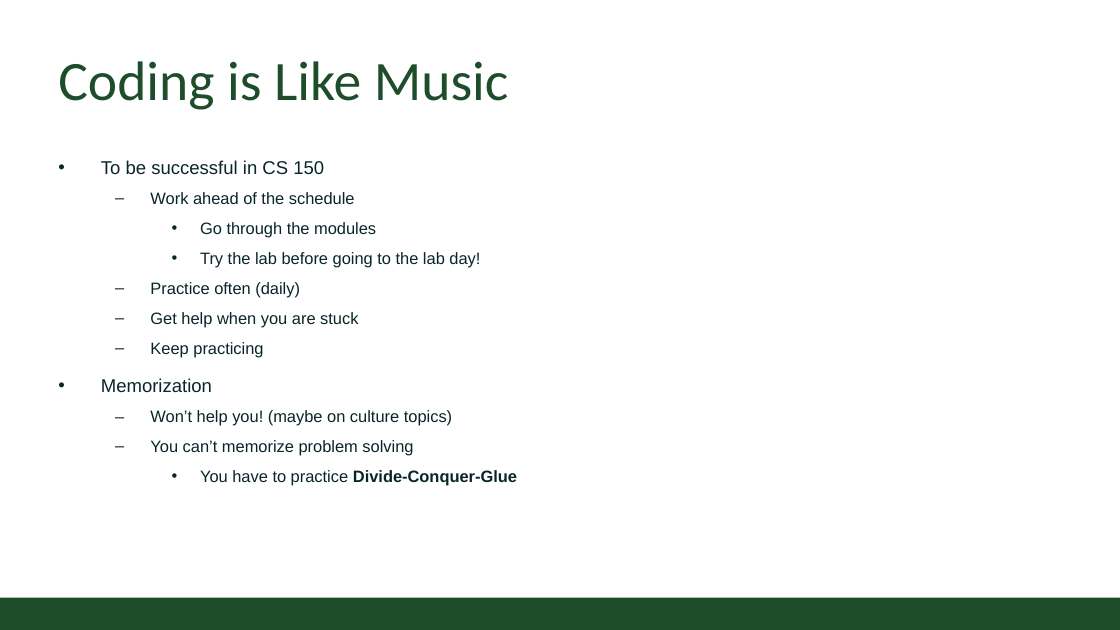
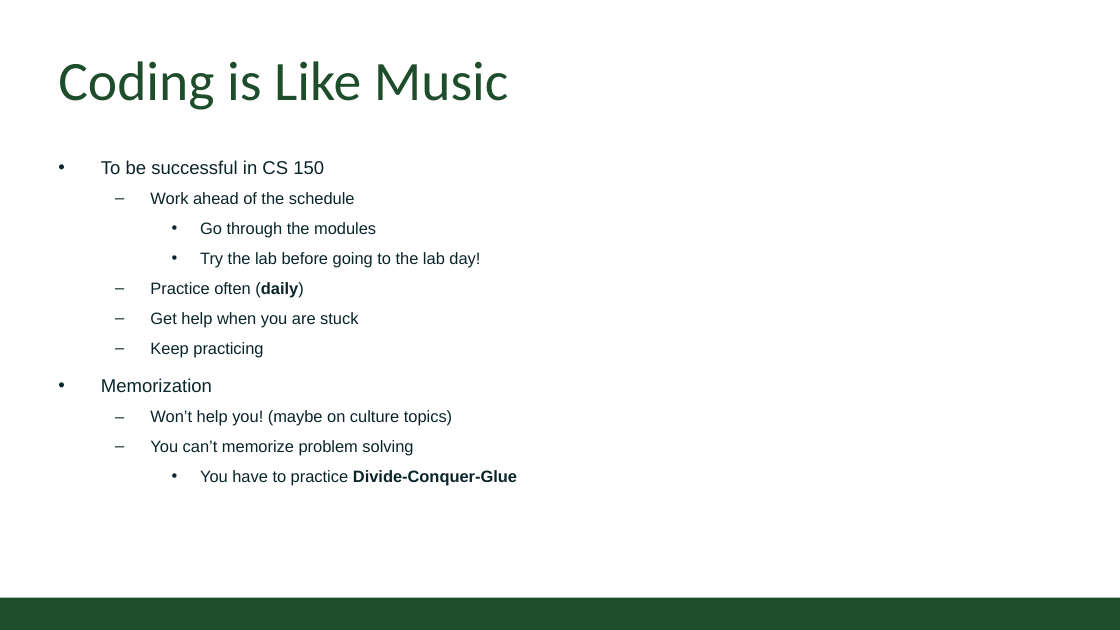
Before and after one commit to CSU-CS150/handouts, a slide deck: slide 9 of helpsessions/week1/format.pptx (slide 11 before the commit). Drawn at 1120x630 pixels with LibreOffice and Linux fonts; fonts in the diff are those of the drawing; background and template pictures are left out. Boxes give left, top, right and bottom in pixels: in the first picture for what was removed or moved away, otherwise in the second. Text is boxed around its words. In the diff, an @@ line names an element or a change of style, - is before the commit and + after.

Commit message:
updated class format slides

```diff
--- a/helpsessions/week1/format.pptx
+++ b/helpsessions/week1/format.pptx
@@ text at [150,282,304,297]: bold on in "(daily)" @@
```
Also in this commit, not shown: 6 other slides changed, 2 slides removed.
